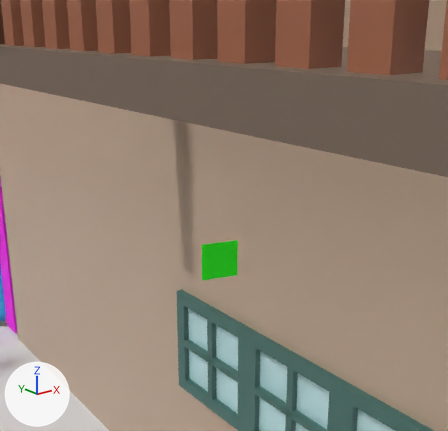
The glTF model Objects/Level_1/Level_2.glb as it was, and as the next commit left it.
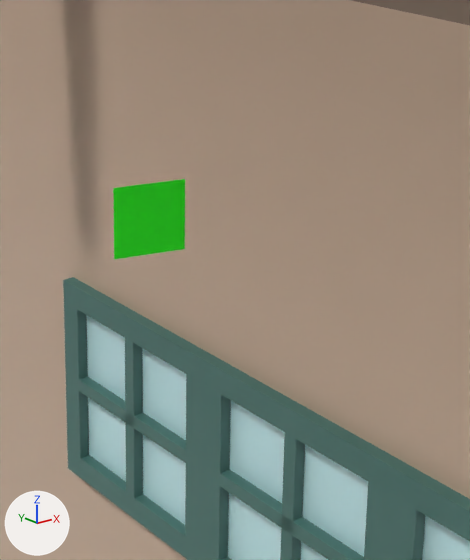
Old and new are each drawn from a 50 mm lens placed at (4.054, 0.918, 7.202), pointed at (6.963, 4.554, 5.748) and again close up on the part from 32% to 85% of the width and 35% to 100% of the height. The axes (+X, +Y, +Z) are drawn at lower left. The lights are the same throughout. Where no turn or scale is listed for an object, it has been applied to the vertices.

The first close-up shows 'BalconyFloor.001', 'Base.023', 'TargetPoint.004', 'WindowFrame.018', 'WindowFrame.019', 'WindowFrame.021', 'WindowGlass.018', 'WindowGlass.019', 'WindowGlass.021'.
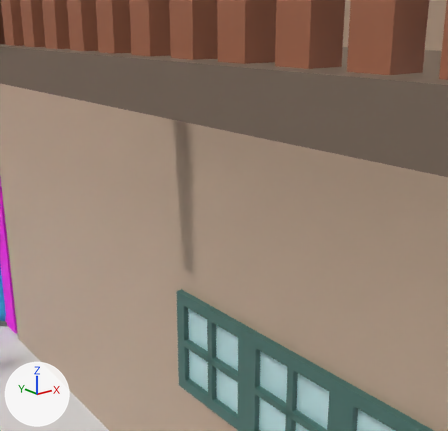
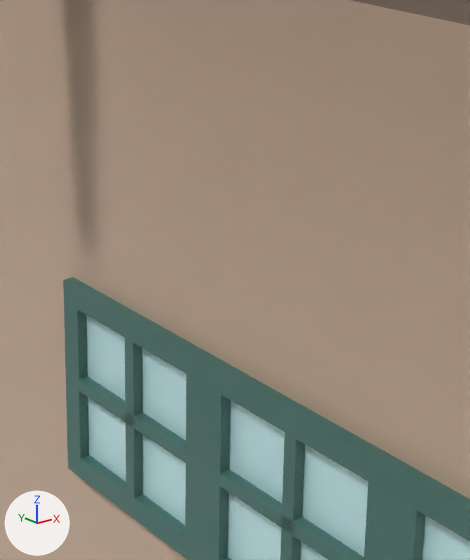
Where the change shows, as pixel boxes [x1, y1, x2, y2] in the close-ups (470 x 560 px):
'TargetPoint.004', deleted (green): before [113, 179, 185, 259]

The edits, one by one:
Object 'TargetPoint.004' (ob_targetpoint_004) is deleted.
